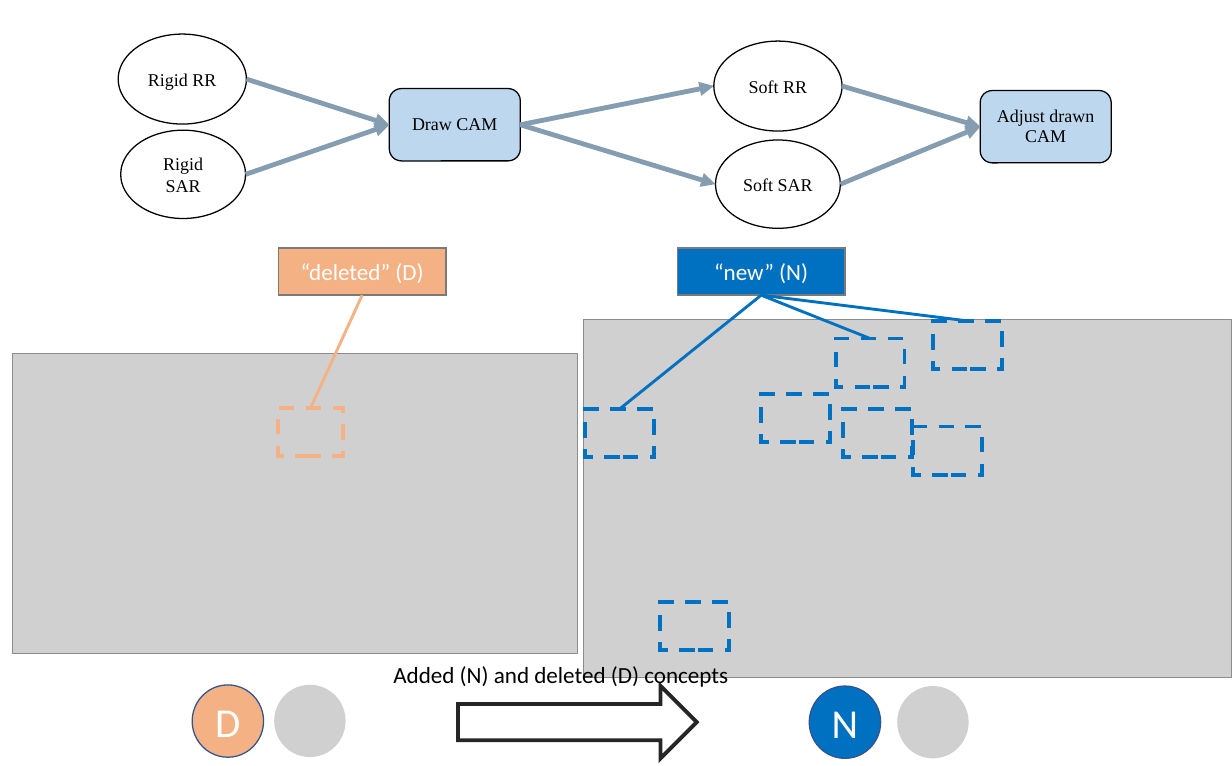
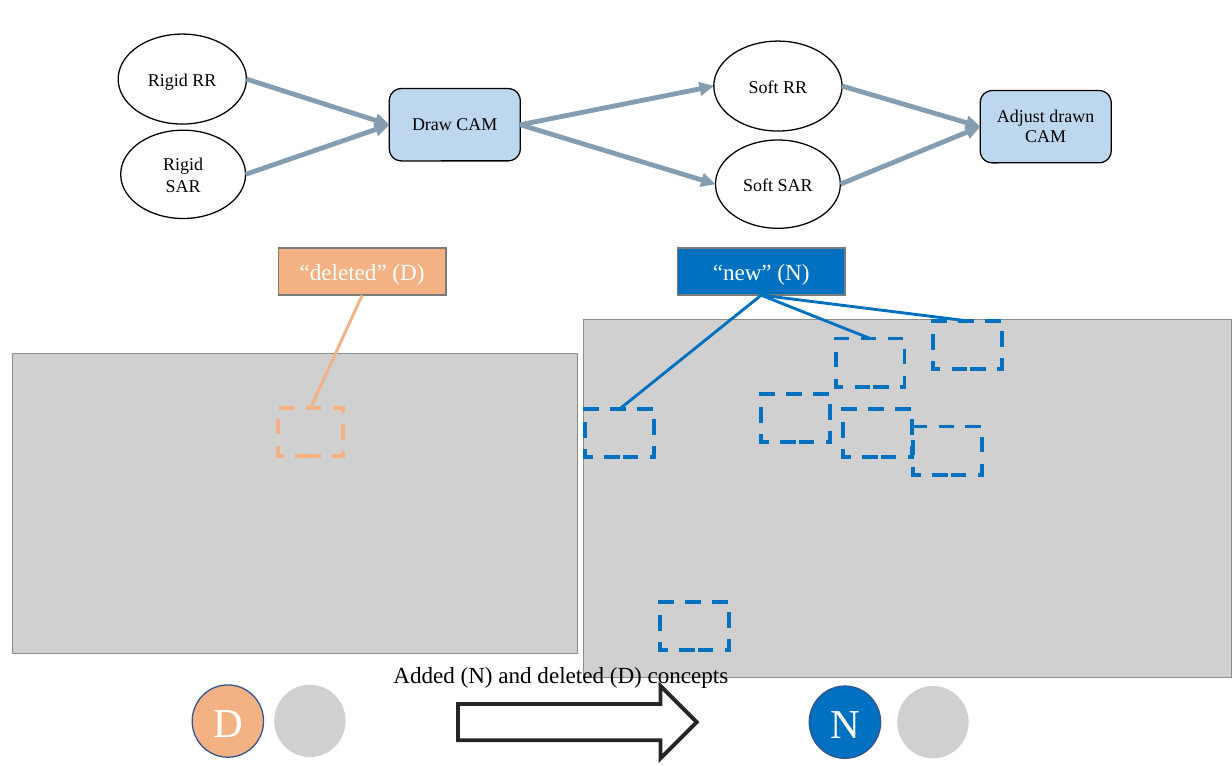
Before and after one commit to FennStatistics/Article_SoftRobotIntervention, a slide deck: slide 1 of Materials/figures manually created/Fig. 2.pptx. Drawn at 1232x766 pixels with LibreOffice and Linux fonts; fonts in the diff are those of the drawing; grey boxes stand for pictures. Boxes give left, top, right and bottom in pixels: in the first picture for what was removed or moved away, otherwise in the second. Text is boxed around its words. In the diff, an @@ line names an element or a change of style, - is before the commit and + after.

```diff
--- a/Materials/figures manually created/Fig. 2.pptx
+++ b/Materials/figures manually created/Fig. 2.pptx
@@ font Calibri to Times New Roman in 5 elements at box(677, 248, 845, 295), box(278, 248, 445, 295), box(810, 686, 881, 758), box(192, 685, 263, 757), box(393, 665, 729, 689) @@
```
Also in this commit, not shown: 14 other files.
